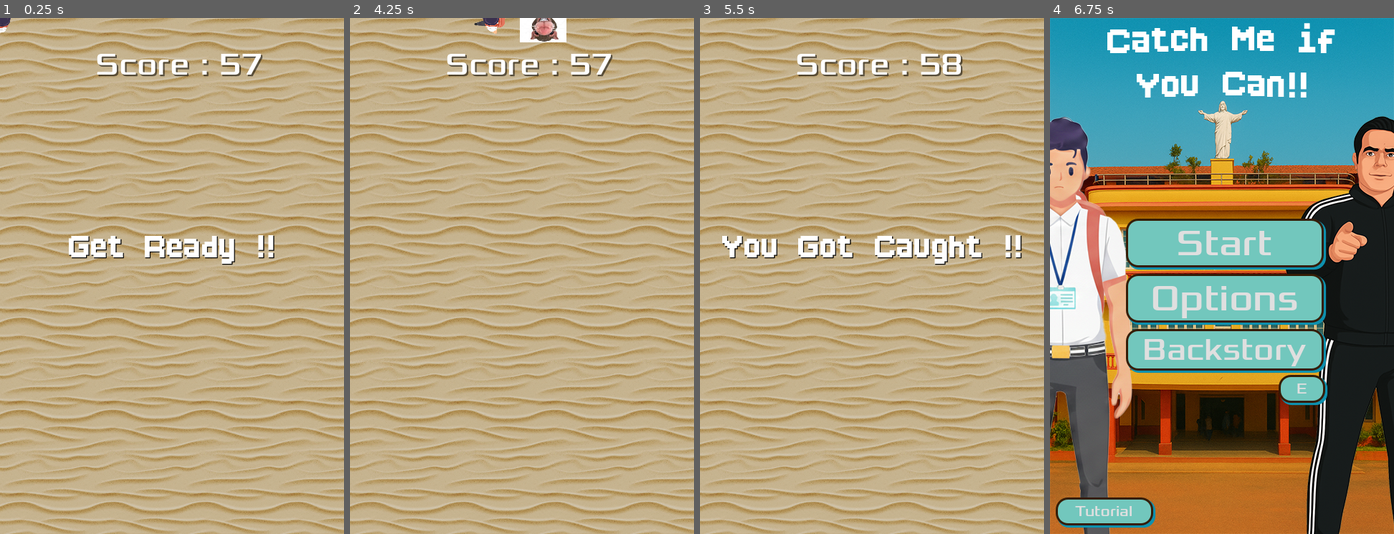
Above: before the commit, frames 1-4 (left to right).
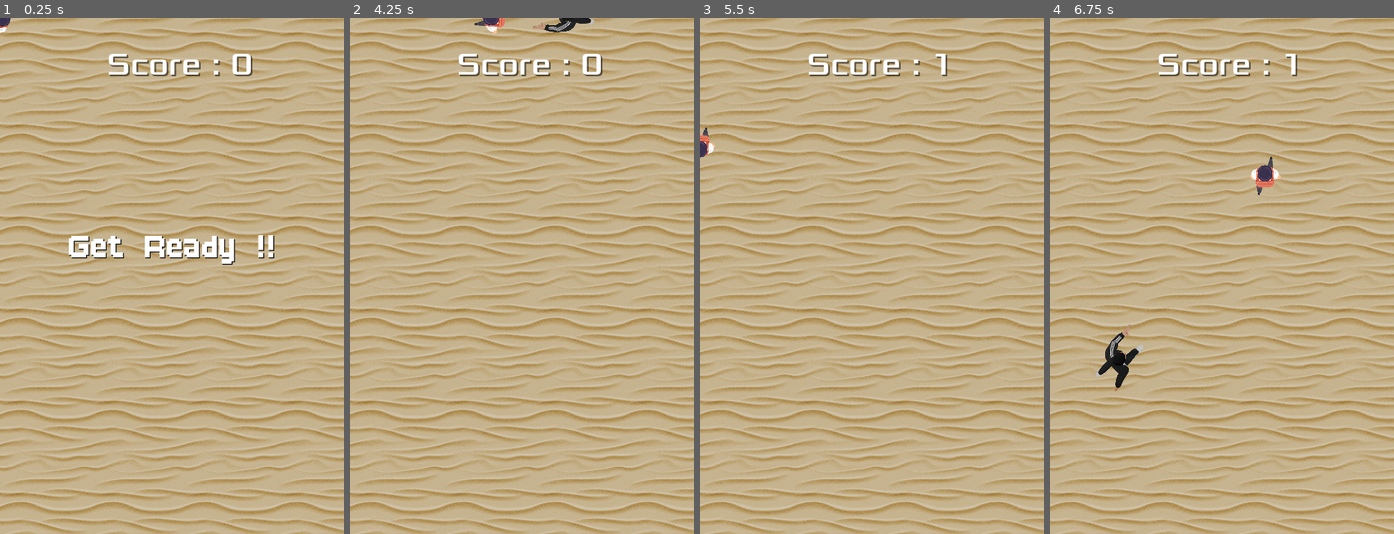
Above: after the commit, the same moments.

Repository: Likhit-Kundra/DodgeTheCreep
Game: Godot game, scene res://level_2_game_scene.tscn
The game is run twice, just before and just after one commit, with the same random seed, the same clock (stepped at 60 frames per second) and the same inputs. This scene is started directly instead of the project's main scene. Video files are missing from this copy of the repository; at most half a second of black plays in their place.
Inputs (mouse positions are in pixels of both pictures, inside the frame that each line leads up to):
- Up to frame 1 (0.25 s): no input
- Up to frame 2 (4.25 s): tap Enter at 0.5, 0.6, 2.1, 3.6 s; move the mouse to (597, 250) at 0.52 s; hold D (move_right) 0.53-1.28 s; click (597, 250) at 0.67 s; move the mouse to (453, 301) at 1.27 s; hold S (move_down) 1.28-2.03 s; tap F at 1.35, 2.85 s; move the mouse to (556, 162) at 2.02 s; hold D (move_right) 2.03-2.78 s; tap Space at 2.75 s; move the mouse to (504, 379) at 2.77 s; hold W (move_up) 2.78-3.53 s; click (504, 379) at 2.92 s; move the mouse to (625, 353) at 3.52 s; hold A (move_left) from 3.53 s (still down)
- Up to frame 3 (5.5 s): move the mouse to (768, 198) at 4.27 s; tap F at 4.35 s; move the mouse to (889, 276) at 5.02 s; release A (move_left) at 5.03 s; hold S (move_down) from 5.03 s (still down); tap Enter at 5.1 s; click (889, 276) at 5.17 s
- Up to frame 4 (6.75 s): move the mouse to (1170, 147) at 5.77 s; release S (move_down) at 5.78 s; hold D (move_right) 5.78-6.53 s; tap F at 5.85 s; move the mouse to (1297, 250) at 6.52 s; hold W (move_up) from 6.53 s (still down); tap Enter at 6.6 s

The runs differ from the first frame. In frame 1, 1.1% of the frame differs, in the area x 28-77%, y 6-12%; in frame 2, 1.9%; in frame 3, 3.4%; in frame 4, 100%, in the area x 0-100%, y 0-100%.

Commit message:
Game Initial Idea Complete

Diff:
--- a/GlobalScript.gd
+++ b/GlobalScript.gd
@@ -1,7 +1,7 @@
 extends Node
 
 var sir_tracking_time = 1.5
-var sirscore: int = 57
+var sirscore: int = 0
 var sirspeed = 300.0
 var player: Area2D
 var score_enabled: bool = false
--- a/project.godot
+++ b/project.godot
@@ -26,6 +26,10 @@
 window/size/viewport_height=720
 window/stretch/mode="canvas_items"
 
+[filesystem]
+
+import/blender/enabled=false
+
 [input]
 
 move_right={
--- a/sir.gd
+++ b/sir.gd
@@ -12,14 +12,24 @@
 		direction = (GlobalScript.player.global_position - global_position).normalized()
 		linear_velocity = direction * speed
 
-	var sir_types = Array($AnimatedSprite2D.sprite_frames.get_animation_names())
-	print(sir_types)
+
 	if GlobalScript.sirscore >= 10 and GlobalScript.sirscore <= 40:
 		$AnimatedSprite2D.animation = "ThreeStudents"
+		$AnimatedSprite2D.scale = Vector2(0.25,0.25)
+		$CollisionShape2D.rotation = 90
+		$AnimatedSprite2D.play()
+
 	elif GlobalScript.sirscore > 40 and GlobalScript.sirscore <= 60:
 		$AnimatedSprite2D.animation = "SuperSaiyanSir"
+		$AnimatedSprite2D.scale = Vector2(0.07,0.07)
+		$CollisionShape2D.rotation = 90
+		$AnimatedSprite2D.rotation = -80
 	else:
 		$AnimatedSprite2D.animation = "default"
+		$AnimatedSprite2D.scale = Vector2(0.1,0.1)
+		$CollisionShape2D.rotation = 90
+		$AnimatedSprite2D.rotation = -80
+		$AnimatedSprite2D.play()
 
 func _physics_process(delta: float) -> void:
 	time_alive += delta
--- a/sir.tscn
+++ b/sir.tscn
@@ -1,13 +1,17 @@
-[gd_scene load_steps=5 format=3 uid="uid://br7etbaf7nj5l"]
+[gd_scene load_steps=9 format=3 uid="uid://br7etbaf7nj5l"]
 
 [ext_resource type="Script" uid="uid://j5dm0m3hgn2o" path="res://sir.gd" id="1_1urlq"]
-[ext_resource type="Texture2D" uid="uid://1k21vpauolx0" path="res://images (2).jpeg" id="1_xasfl"]
+[ext_resource type="Texture2D" uid="uid://6d5qupnxxu83" path="res://Assets/SirSuperSaiyanRunningSprite1.png" id="2_gvjbi"]
+[ext_resource type="Texture2D" uid="uid://ctc71fyltpeps" path="res://Assets/StudentEnemyRunning_1.png" id="3_cn6c1"]
+[ext_resource type="Texture2D" uid="uid://bd7ru8pyaghv7" path="res://Assets/SirRunningSprite1.png" id="3_n3o4u"]
+[ext_resource type="Texture2D" uid="uid://b60gl1ro01o11" path="res://Assets/SirRunningSprite2.png" id="4_gvjbi"]
+[ext_resource type="Texture2D" uid="uid://bbgavw07oyu5h" path="res://Assets/StudentEnemyRunning_2.png" id="4_pdwv2"]
 
 [sub_resource type="SpriteFrames" id="SpriteFrames_xasfl"]
 animations = [{
 "frames": [{
 "duration": 1.0,
-"texture": ExtResource("1_xasfl")
+"texture": ExtResource("2_gvjbi")
 }],
 "loop": true,
 "name": &"SuperSaiyanSir",
@@ -15,7 +19,10 @@
 }, {
 "frames": [{
 "duration": 1.0,
-"texture": ExtResource("1_xasfl")
+"texture": ExtResource("3_cn6c1")
+}, {
+"duration": 1.0,
+"texture": ExtResource("4_pdwv2")
 }],
 "loop": true,
 "name": &"ThreeStudents",
@@ -23,7 +30,10 @@
 }, {
 "frames": [{
 "duration": 1.0,
-"texture": ExtResource("1_xasfl")
+"texture": ExtResource("3_n3o4u")
+}, {
+"duration": 1.0,
+"texture": ExtResource("4_gvjbi")
 }],
 "loop": true,
 "name": &"default",
@@ -39,9 +49,10 @@
 script = ExtResource("1_1urlq")
 
 [node name="AnimatedSprite2D" type="AnimatedSprite2D" parent="."]
-scale = Vector2(0.198, 0.198)
+position = Vector2(-0.9999998, 5.9604645e-07)
+scale = Vector2(0.13, 0.13)
 sprite_frames = SubResource("SpriteFrames_xasfl")
-animation = &"SuperSaiyanSir"
+animation = &"ThreeStudents"
 
 [node name="CollisionShape2D" type="CollisionShape2D" parent="."]
 shape = SubResource("CapsuleShape2D_1urlq")
Binary file added: Assets/SirRunningSprite1.png
Not shown, added: Assets/SirRunningSprite1.png.import
Binary file added: Assets/SirRunningSprite2.png
Not shown, added: Assets/SirRunningSprite2.png.import
Binary file added: Assets/SirSuperSaiyanRunningSprite1.png
Not shown, added: Assets/SirSuperSaiyanRunningSprite1.png.import
Binary file added: Assets/SirSuperSaiyanRunningSprite2.png
Not shown, added: Assets/SirSuperSaiyanRunningSprite2.png.import
Binary file added: Assets/StudentEnemyRunning_1.png
Not shown, added: Assets/StudentEnemyRunning_1.png.import
Binary file added: Assets/StudentEnemyRunning_2.png
Not shown, added: Assets/StudentEnemyRunning_2.png.import
(and 4 more such lines)
